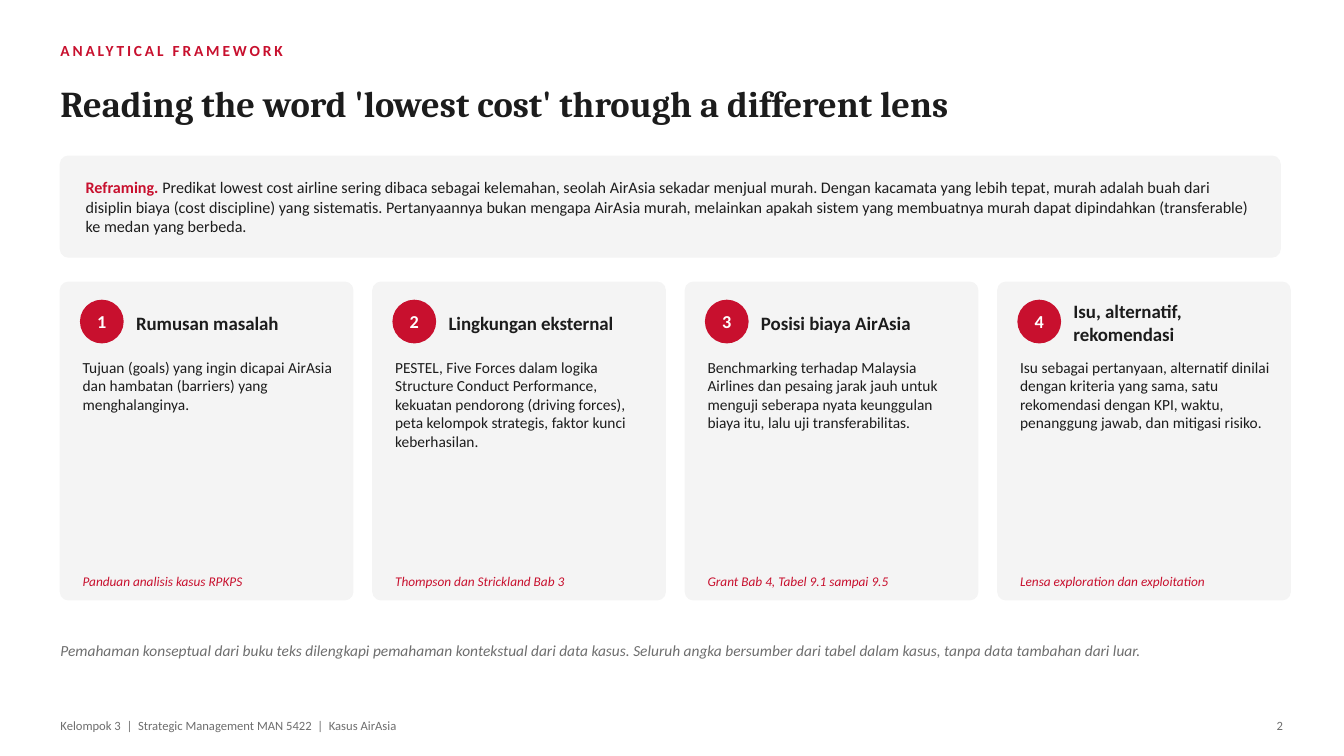
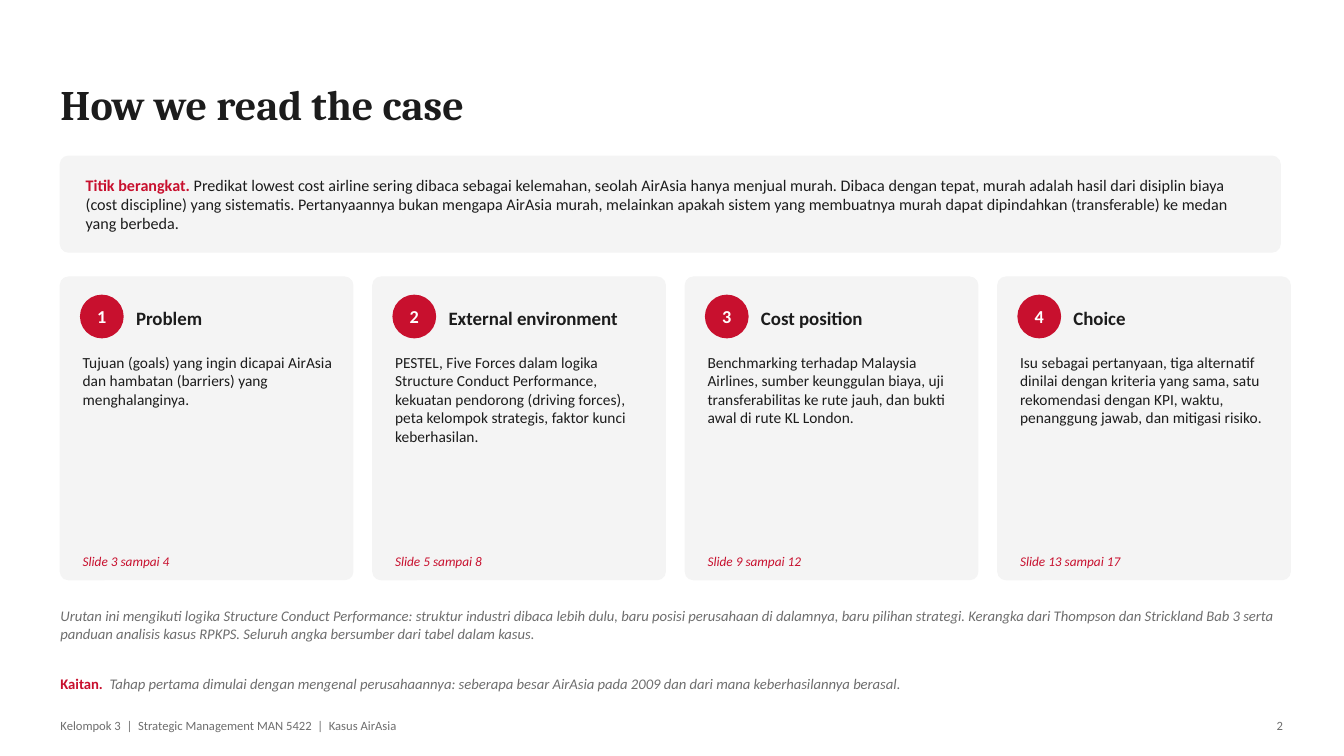
Before and after one commit to aslihabnuri/Dom-Manipulation, a slide deck: slide 2 of strategic-management/airasia-case/SMJKT_Group 3_Aslih_Case AirAsia.pptx. Drawn at 1344x756 pixels with LibreOffice and Linux fonts; fonts in the diff are those of the drawing. Boxes give left, top, right and bottom in pixels: in the first picture for what was removed or moved away, otherwise in the second. Text is boxed around its words. In the diff, an @@ line names an element or a change of style, - is before the commit and + after.

```diff
--- a/strategic-management/airasia-case/SMJKT_Group 3_Aslih_Case AirAsia.pptx
+++ b/strategic-management/airasia-case/SMJKT_Group 3_Aslih_Case AirAsia.pptx
@@ text at (60,90,464,121): text changed; size 11 to 30 pt; font Calibri to Cambria; text colour #C8102E to #1C1C1C @@
-ANALYTICAL FRAMEWORK
+How we read the case
@@ text removed at (60,91,948,125) @@
-Reading the word 'lowest cost' through a different lens
@@ rounded rectangle: place and size @@
-rounded rectangle at (60,156,1280,257)
+rounded rectangle at (60,156,1280,252)
@@ rounded rectangle at (60,156,1280,252): proportions changed @@
@@ text at (86,179,1228,232): text changed @@
-Reframing. Predikat lowest cost airline sering dibaca sebagai kelemahan, seolah AirAsia sekadar menjual murah. Dengan kacamata yang lebih tepat, murah adalah buah dari disiplin biaya (cost discipline) yang sistematis. Pertanyaannya bukan mengapa AirAsia murah, melainkan apakah sistem yang membuatnya murah dapat dipindahkan (transferable) ke medan yang berbeda.
+Titik berangkat. Predikat lowest cost airline sering dibaca sebagai kelemahan, seolah AirAsia hanya menjual murah. Dibaca dengan tepat, murah adalah hasil dari disiplin biaya (cost discipline) yang sistematis. Pertanyaannya bukan mengapa AirAsia murah, melainkan apakah sistem yang membuatnya murah dapat dipindahkan (transferable) ke medan yang berbeda.
@@ rounded rectangle: place and size @@
-rounded rectangle at (60,282,353,600)
+rounded rectangle at (60,277,353,580)
@@ rounded rectangle: place and size @@
-rounded rectangle at (373,282,665,600)
+rounded rectangle at (373,277,665,580)
@@ rounded rectangle: place and size @@
-rounded rectangle at (686,282,978,600)
+rounded rectangle at (686,277,978,580)
@@ rounded rectangle: place and size @@
-rounded rectangle at (998,282,1291,600)
+rounded rectangle at (998,277,1291,580)
@@ 4 texts, 4 ellipses: place and size @@
-4 texts, 4 ellipses at (81,300,1061,343)
+4 texts, 4 ellipses at (81,295,1061,338)
@@ text removed at (136,316,278,330) @@
-Rumusan masalah
@@ text added at (136,311,202,325), 13.5 pt, text #1C1C1C, bold @@
+Problem
@@ text removed at (449,316,613,333) @@
-Lingkungan eksternal
@@ text added at (449,311,618,325), 13.5 pt, text #1C1C1C, bold @@
+External environment
@@ text removed at (761,316,911,333) @@
-Posisi biaya AirAsia
@@ text added at (761,312,863,328), 13.5 pt, text #1C1C1C, bold @@
+Cost position
@@ text removed at (1073,304,1181,341) @@
-Isu, alternatif, rekomendasi
@@ text added at (1073,311,1125,325), 13.5 pt, text #1C1C1C, bold @@
+Choice
@@ text "Tujuan (goals) yang ingin dicapai ...": place and size @@
-text "Tujuan (goals) yang ingin dicapai ..." at (83,362,332,413)
+text "Tujuan (goals) yang ingin dicapai ..." at (83,357,332,408)
@@ text "PESTEL, Five Forces dalam logika ...": place and size @@
-text "PESTEL, Five Forces dalam logika ..." at (395,362,626,447)
+text "PESTEL, Five Forces dalam logika ..." at (395,357,626,442)
@@ text at (708,357,945,423): text changed @@
-Benchmarking terhadap Malaysia Airlines dan pesaing jarak jauh untuk menguji seberapa nyata keunggulan biaya itu, lalu uji transferabilitas.
+Benchmarking terhadap Malaysia Airlines, sumber keunggulan biaya, uji transferabilitas ke rute jauh, dan bukti awal di rute KL London.
@@ text at (1020,357,1262,426): text changed @@
-Isu sebagai pertanyaan, alternatif dinilai dengan kriteria yang sama, satu rekomendasi dengan KPI, waktu, penanggung jawab, dan mitigasi risiko.
+Isu sebagai pertanyaan, tiga alternatif dinilai dengan kriteria yang sama, satu rekomendasi dengan KPI, waktu, penanggung jawab, dan mitigasi risiko.
@@ text added at (83,556,170,568), 9.5 pt, text #C8102E, italic @@
+Slide 3 sampai 4
@@ text added at (395,556,482,568), 9.5 pt, text #C8102E, italic @@
+Slide 5 sampai 8
@@ text at (708,556,801,568): text changed @@
-Grant Bab 4, Tabel 9.1 sampai 9.5
+Slide 9 sampai 12
@@ text added at (1020,556,1120,568), 9.5 pt, text #C8102E, italic @@
+Slide 13 sampai 17
@@ text removed at (83,576,243,586) @@
-Panduan analisis kasus RPKPS
@@ text removed at (395,576,565,588) @@
-Thompson dan Strickland Bab 3
@@ text removed at (1020,576,1205,588) @@
-Lensa exploration dan exploitation
@@ text added at (60,611,1273,642), 10.5 pt, text #6E6E6E, italic @@
+Urutan ini mengikuti logika Structure Conduct Performance: struktur industri dibaca lebih dulu, baru posisi perusahaan di dalamnya, baru pilihan strategi. Kerangka dari Thompson dan Strickland Bab 3 serta panduan analisis kasus RPKPS. Seluruh angka bersumber dari tabel dalam kasus.
@@ text at (60,679,900,692): text changed; size 11 to 10.5 pt @@
-Pemahaman konseptual dari buku teks dilengkapi pemahaman kontekstual dari data kasus. Seluruh angka bersumber dari tabel dalam kasus, tanpa data tambahan dari luar.
+Kaitan. Tahap pertama dimulai dengan mengenal perusahaannya: seberapa besar AirAsia pada 2009 dan dari mana keberhasilannya berasal.
```
Also in this commit, not shown: 15 other slides changed, 1 slide added, 1 slide removed, 2 other files.
